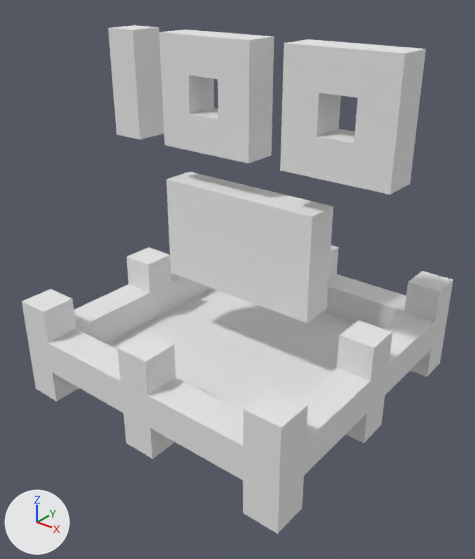
A saved change to the OBJ model Farm Game/Assets/Locked Plots/Locked 100.obj.
Camera for both pictures: a camera (50 mm lens) standing at (1.063, -1.362, 0.671) and looking at (0.025, -0.063, -0.134). The axes (+X, +Y, +Z) are drawn at lower left. The lights are the same throughout. Where no turn or scale is listed for an object, it has been applied to the vertices. Vertices at the same position are counted once.

In view in the first picture: 'Untitled'.
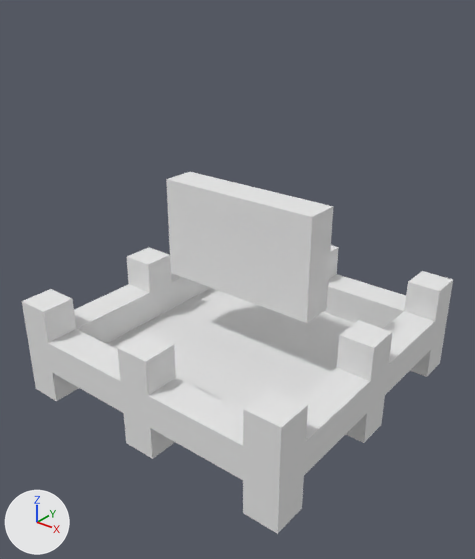
Where the change shows, as pixel boxes (x1, y1, x2, y2) in the pictures (475 x 559 px):
'Untitled', reshaped (29% shorter)
    before: (22, 25, 453, 534)
    after: (22, 172, 453, 534)
part 1 of me_untitled, deleted
    before: (159, 29, 274, 163)
part 2 of me_untitled, deleted
    before: (280, 39, 426, 194)
part 3 of me_untitled, deleted
    before: (108, 25, 164, 140)

Patch to the scene script:
```diff
--- a/Farm Game/Assets/Locked Plots/Locked 100.obj.py
+++ b/Farm Game/Assets/Locked Plots/Locked 100.obj.py
@@ me_untitled @@
 me_untitled.from_pydata(...)  # 184 vertices, 372 faces; spans x -0.45..0.45, y -0.45..0.45, z -0.5..0.5
 # used by ob_untitled; location = (0.0, 0.0, 0.0)
+# me_untitled part 1: the loose piece of 16 vertices spanning x -0.25..0.05, y -0.05..0.05, z 0.2..0.5 is deleted
+# me_untitled part 2: the loose piece of 16 vertices spanning x 0.15..0.45, y -0.05..0.05, z 0.2..0.5 is deleted
+# me_untitled part 3: the loose piece of 8 vertices spanning x -0.45..-0.35, y -0.05..0.05, z 0.2..0.5 is deleted
 me_untitled.materials.append(mat_palette)
```
